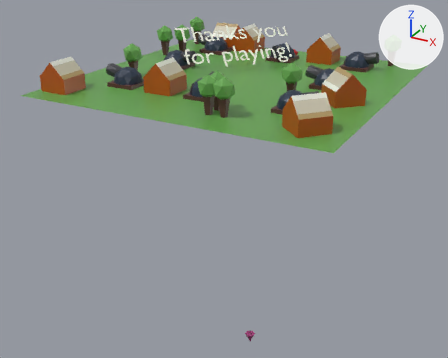
The Blender file src/commonMain/assetsSource/end.blend as it was, and as the next commit left it.
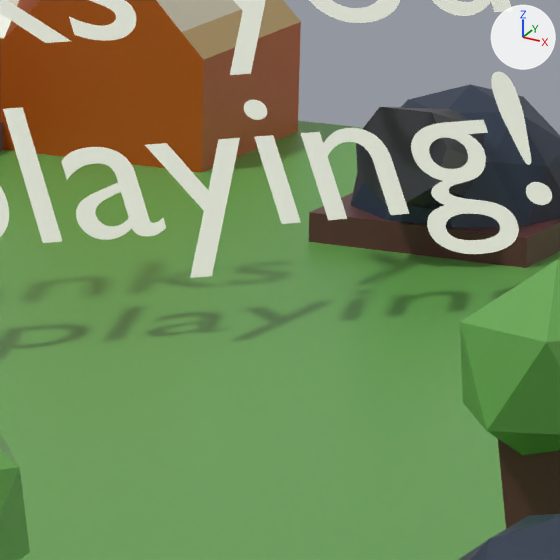
The first picture shows the older version from a camera (50 mm lens) standing at (19.4, -38.8, 11.0) and looking at (-1.1, -1.5, -7.6). The close-ups show both versions on the part from 52% to 65% of the width and 10% to 27% of the height of that picture. Lighting does not change. The marker at upper right points along +X, +Y and +Z.
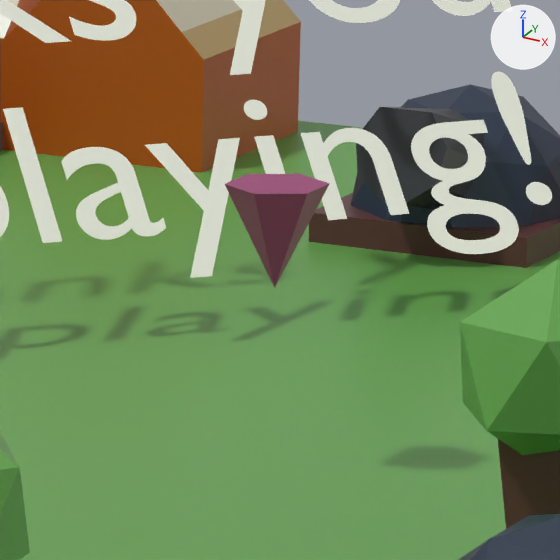
Location of each change, [x1, y1, x2, y2] in pixels of the close-ups (560 x 560 px):
'arrow', moved (not visible before): after [225, 174, 330, 288]

The change, as a diff of the scene's bpy script:
```diff
--- a/src/commonMain/assetsSource/end.blend.py
+++ b/src/commonMain/assetsSource/end.blend.py
@@ ob_arrow @@
 ob_arrow = bpy.data.objects.new('arrow', me_cone)
-ob_arrow.location = (3.0, -5.0, -20.0)
+ob_arrow.location = (2.0, -2.0, 0.0)
 ob_arrow.rotation_euler = (0.0, 3.142, 0.0)  # degrees (0, 180, 0)
```
